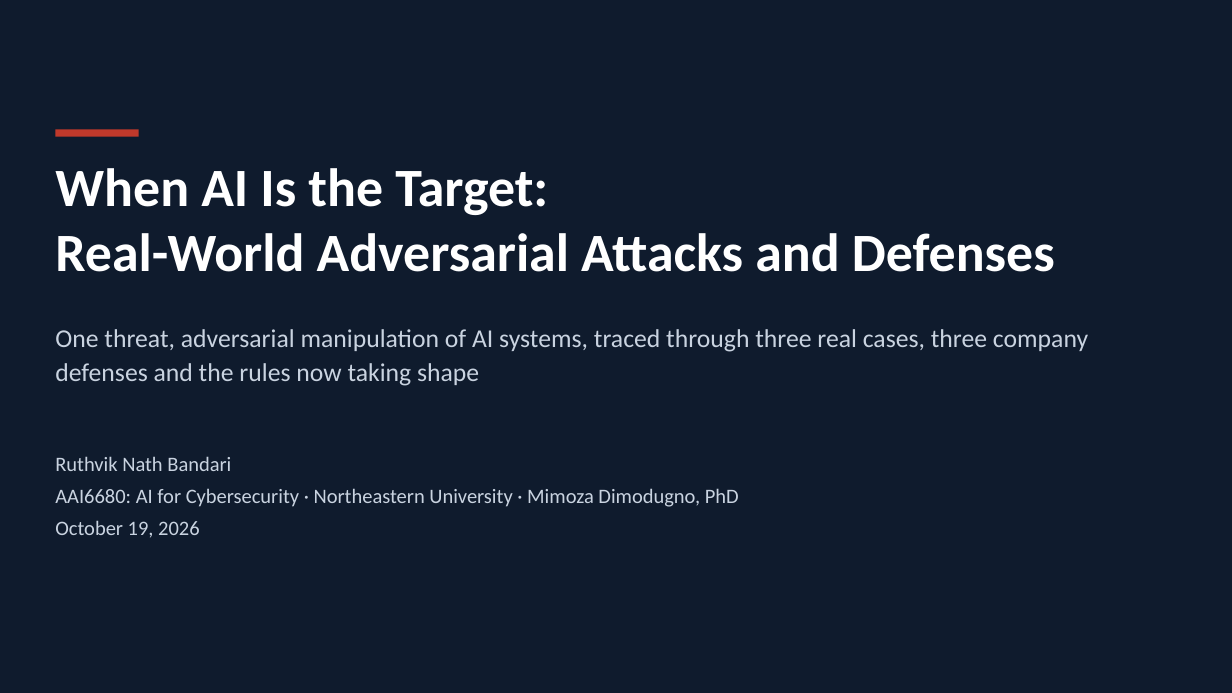
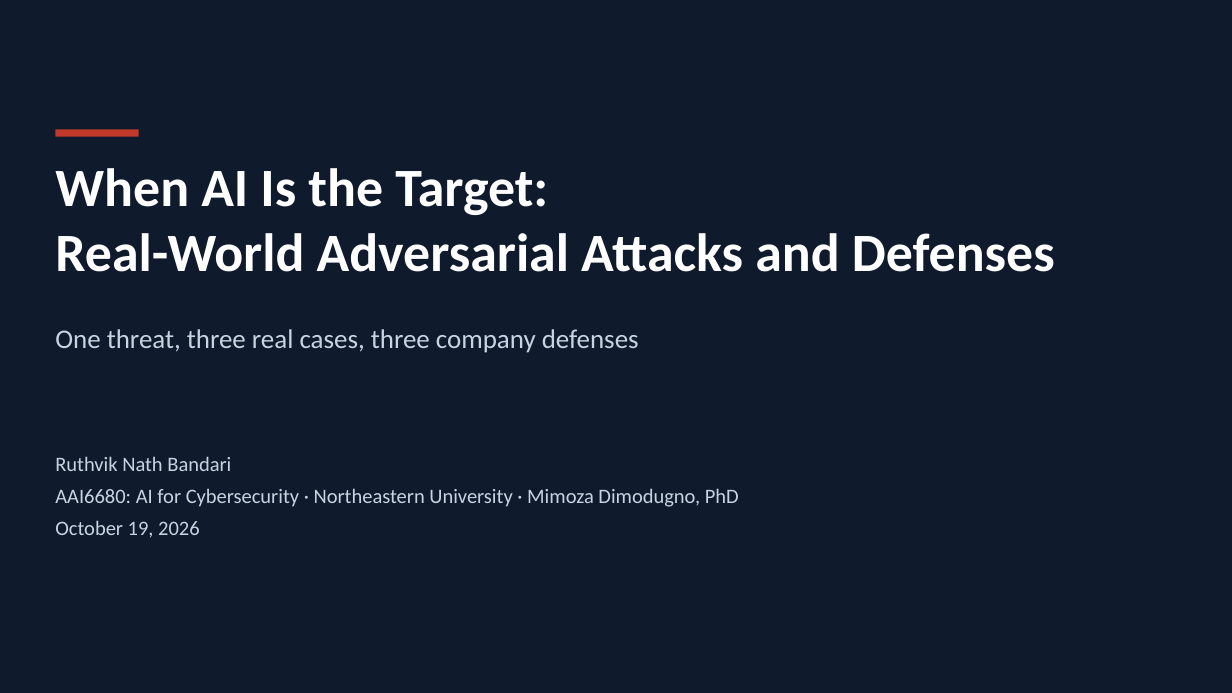
Before and after one commit to Ruthvik-Bandari/ArtificialIntelligence-for-Cybersecurity, a slide deck: slide 1 of module-06-adversarial-attacks/Bandari_Ruthvik_Nath_Module6_Adversarial_Attack_Analysis.pptx. Drawn at 1232x693 pixels with LibreOffice and Linux fonts; fonts in the diff are those of the drawing. Boxes give left, top, right and bottom in pixels: in the first picture for what was removed or moved away, otherwise in the second. Text is boxed around its words. In the diff, an @@ line names an element or a change of style, - is before the commit and + after.

```diff
--- a/module-06-adversarial-attacks/Bandari_Ruthvik_Nath_Module6_Adversarial_Attack_Analysis.pptx
+++ b/module-06-adversarial-attacks/Bandari_Ruthvik_Nath_Module6_Adversarial_Attack_Analysis.pptx
@@ text at [55, 329, 639, 353]: text changed; size 20 to 21 pt @@
-One threat, adversarial manipulation of AI systems, traced through three real cases, three company defenses and the rules now taking shape
+One threat, three real cases, three company defenses
```
Also in this commit, not shown: 6 other slides changed, 2 other files.
